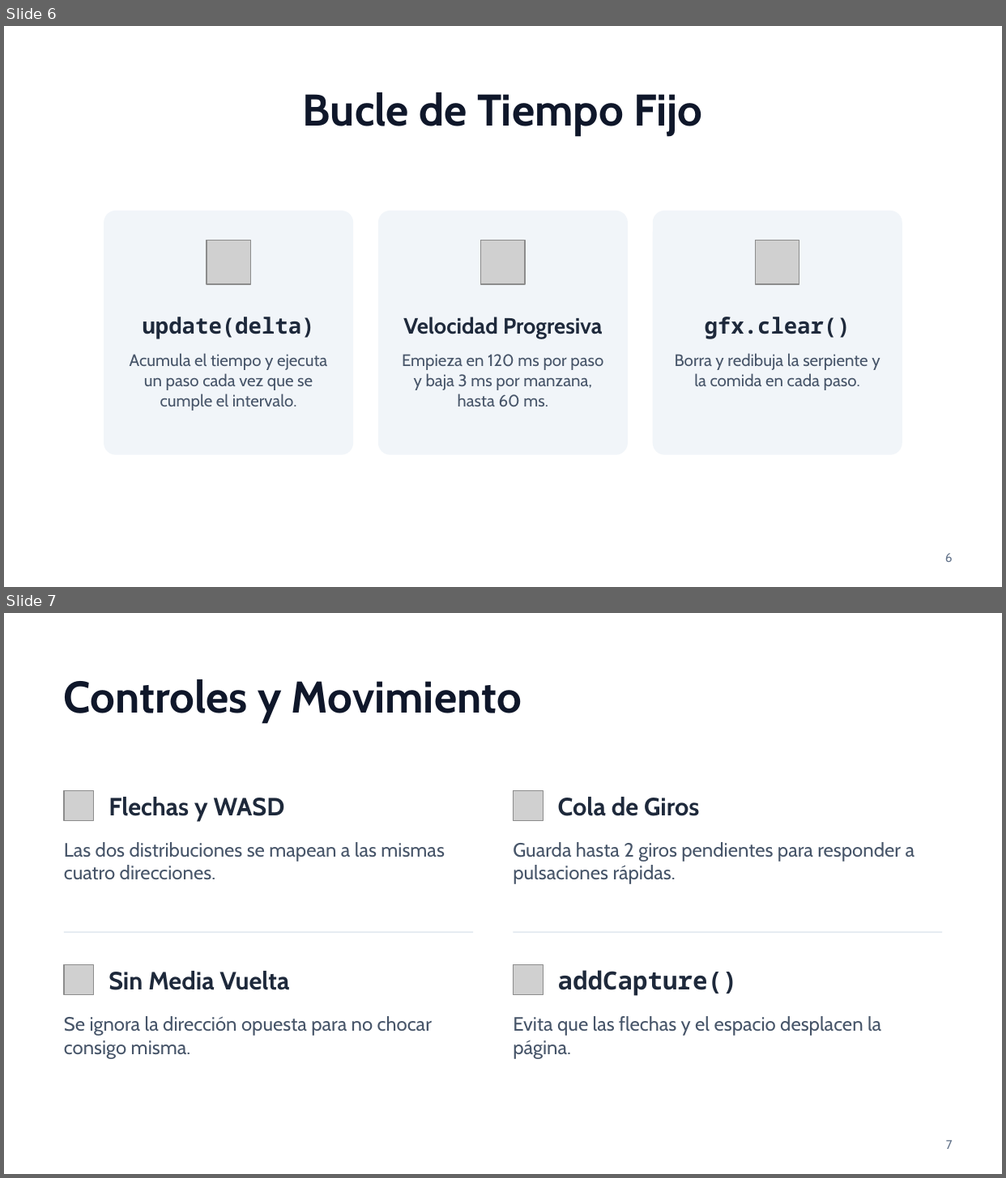
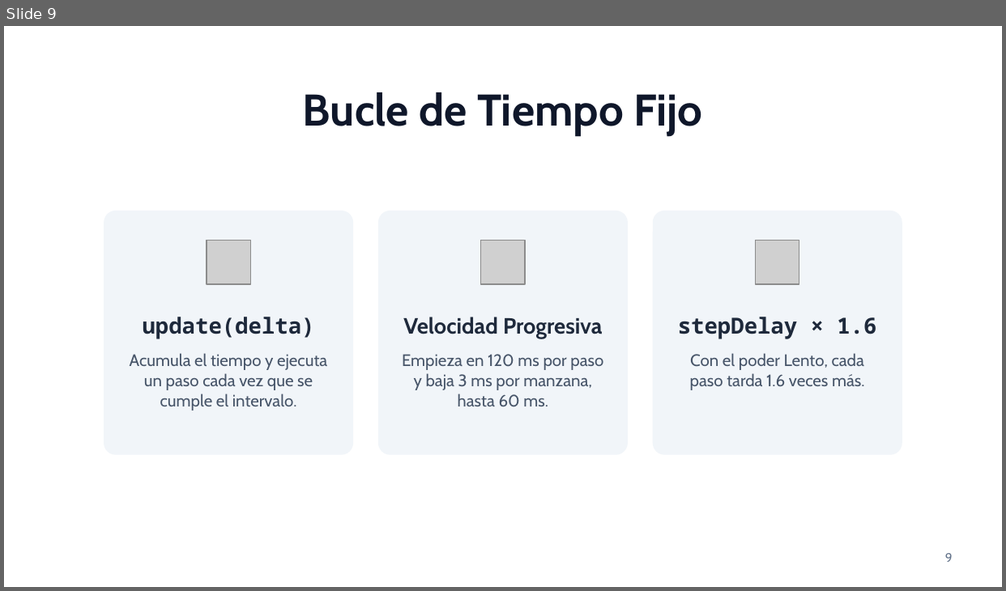
Before and after one commit to 2026B-sof-jueg-gr1/VELASQUEZ-CANDO-CAROL-ABIGAIL-jueg-gr3, a slide deck: Snake/Presentación de Snake.pptx. Shown one above the other, each under a label of ours: slides 6 and 7 before the commit, slide 9 after it. The pictures are 1006x1178 and 1006x591 pixels, drawn with LibreOffice and Linux fonts; fonts in the diff are those of the drawing; grey boxes stand for pictures. Boxes give left, top, right and bottom in pixels: in the first picture for what was removed or moved away, otherwise in the second. Text is boxed around its words. In the diff, an @@ line names an element or a change of style, - is before the commit and + after.

Commit message:
Update: actualizar presentacion para exposicion

```diff
--- a/Snake/Presentación de Snake.pptx
+++ b/Snake/Presentación de Snake.pptx
@@ slide 7 removed at box(4, 613, 1002, 1174), background #FFFFFF @@
@@ title removed at box(64, 679, 522, 723) @@
-Controles y Movimiento
@@ picture removed at box(64, 790, 94, 820) @@
@@ text removed at box(108, 797, 285, 820) @@
-Flechas y WASD
@@ picture removed at box(513, 790, 543, 820) @@
@@ text removed at box(558, 797, 699, 816) @@
-Cola de Giros
@@ text removed at box(64, 842, 445, 880) @@
-Las dos distribuciones se mapean a las mismas cuatro direcciones.
@@ text removed at box(513, 842, 915, 884) @@
-Guarda hasta 2 giros pendientes para responder a pulsaciones rápidas.
@@ line removed from (64, 932) to (473, 932) @@
@@ line removed from (513, 932) to (942, 932) @@
@@ picture removed at box(64, 965, 94, 995) @@
@@ text removed at box(108, 971, 290, 990) @@
-Sin Media Vuelta
@@ picture removed at box(513, 965, 543, 995) @@
@@ text removed at box(558, 970, 738, 996) @@
-addCapture()
@@ text removed at box(64, 1016, 432, 1059) @@
-Se ignora la dirección opuesta para no chocar consigo misma.
@@ text removed at box(513, 1016, 881, 1059) @@
-Evita que las flechas y el espacio desplacen la página.
@@ page number removed at box(946, 1140, 953, 1149) @@
-7
@@ what was slide 6 is now slide 9 @@
@@ slide 9 changed as well @@
@@ text at box(678, 317, 876, 339): text changed @@
-gfx.clear()
+stepDelay × 1.6
@@ text at box(690, 353, 864, 390): text changed @@
-Borra y redibuja la serpiente y la comida en cada paso.
+Con el poder Lento, cada paso tarda 1.6 veces más.
@@ page number at box(945, 553, 953, 562): text changed @@
-6
+9
```
Also in this commit, not shown: 6 other slides changed, 6 slides added, 1 other slide removed, 1 other file.
